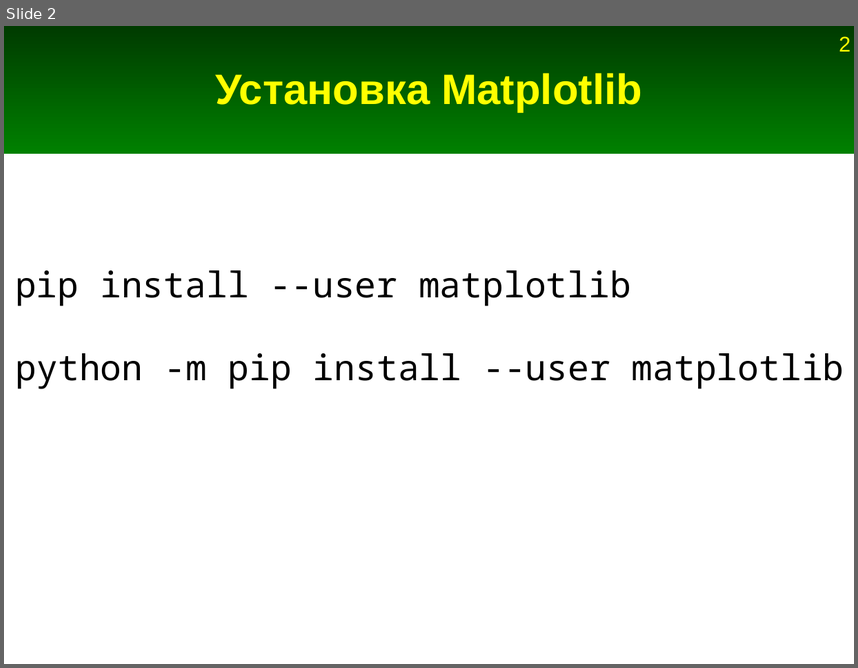
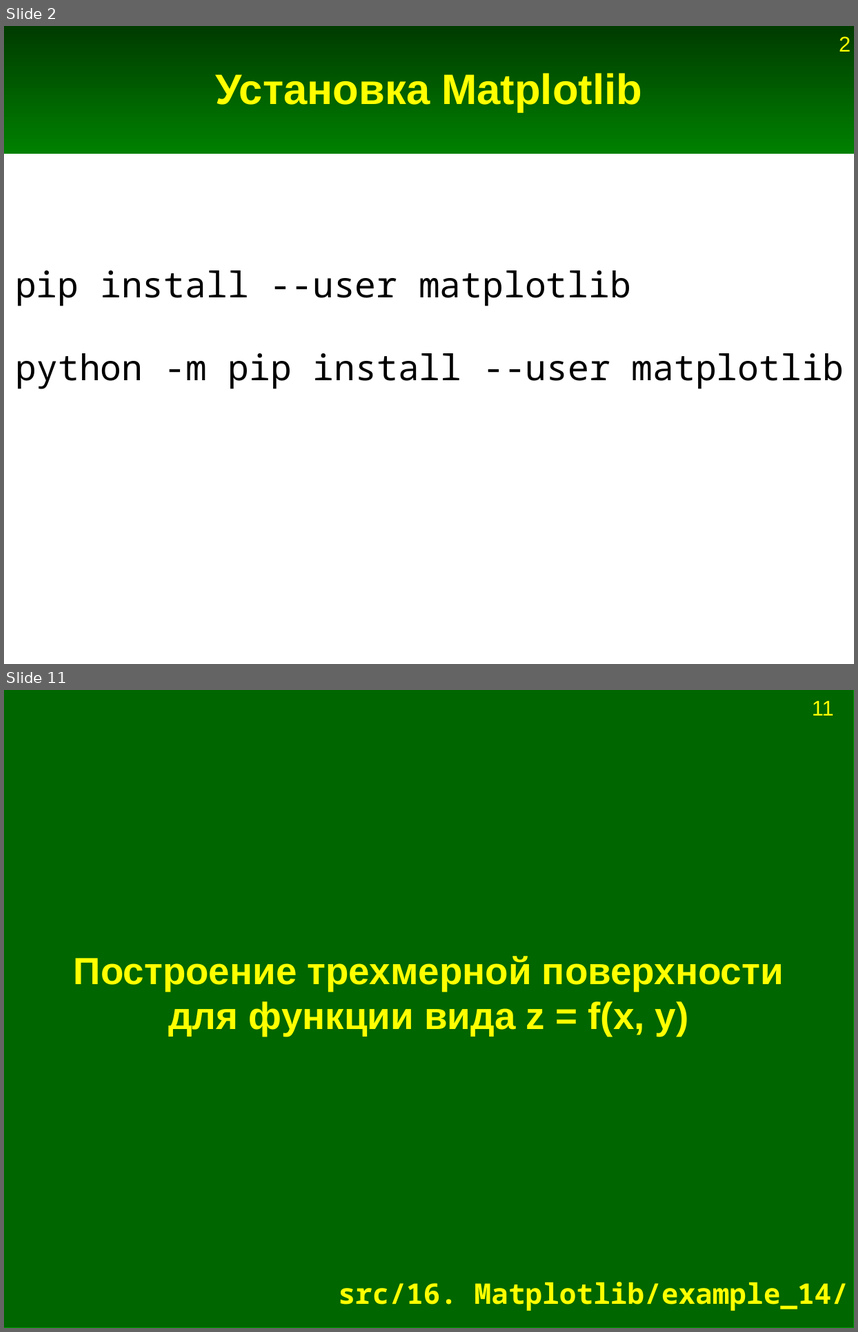
Before and after one commit to Jenyay/modelling, a slide deck: python language/presentations/16. Matplotlib.odp. Shown one above the other, each under a label of ours: slide 2 before the commit, slides 2 and 11 after it; the slides between them are not shown. The pictures are 858x668 and 858x1332 pixels, drawn with LibreOffice and Linux fonts; fonts in the diff are those of the drawing. Boxes give left, top, right and bottom in pixels: in the first picture for what was removed or moved away, otherwise in the second. Text is boxed around its words. In the diff, an @@ line names an element or a change of style, - is before the commit and + after.

Commit message:
Добавления и исправления в презентации про Numpy и Matplotlib

```diff
--- a/python language/presentations/16. Matplotlib.odp
+++ b/python language/presentations/16. Matplotlib.odp
@@ slide 11 added at [4, 690, 854, 1328], background #FFFFFF @@
@@ rectangle added at [4, 690, 854, 1328], fill #006600, outline #009900 0 pt @@
@@ page number added at [812, 700, 834, 716], 18 pt, text #FFFF00 @@
+11
@@ title added at [74, 956, 784, 1036], 32 pt, text #FFFF00, bold @@
+Построение трехмерной поверхности для функции вида z = f(x, y)
@@ title added at [339, 1281, 849, 1310], 24 pt, text #FFFF00, bold @@
+src/16. Matplotlib/example_14/
```
Also in this commit, not shown: 9 other slides added, 3 slides removed, 2 other files.
